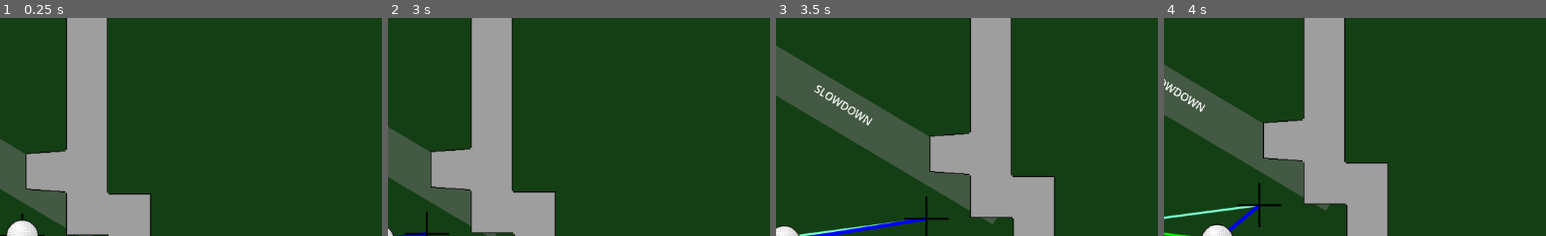
Above: before the commit, frames 1-4 (left to right).
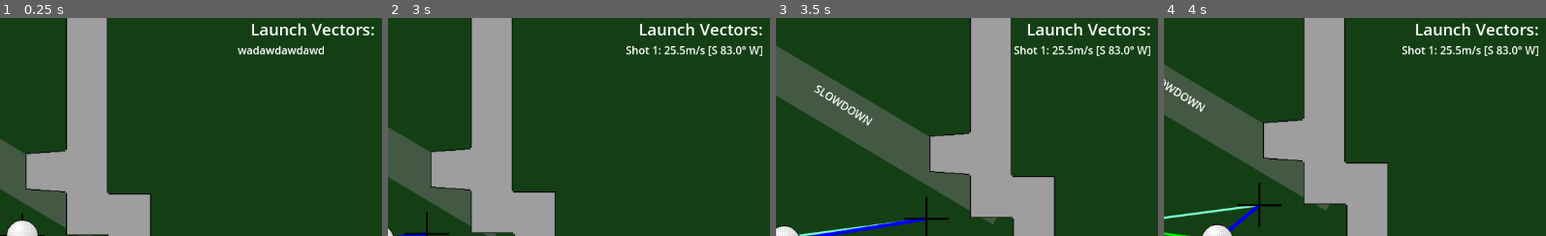
Above: after the commit, the same moments.

Repository: EightLimbed/physics-golf
Game: Godot game, scene res://Game.tscn
Same seed, same stepped clock (60 frames per second), same inputs: the game is played once before the commit and once after it.
Inputs (mouse positions are % of the whole screen's width and height, from its top left):
- Up to frame 1 (0.25 s): no input
- Up to frame 2 (3 s): click (51, 50) at 0.5 s; click (51, 50) at 1.25 s; click (51, 50) at 2 s; tap Enter at 2.75 s; move the mouse to (73, 45) at 2.77 s
- Up to frame 3 (3.5 s): no input
- Up to frame 4 (4 s): move the mouse to (30, 55) at 3.52 s
The pictures show only the part of the screen within x 48-98%, y 0-50%; the shares and areas given below are measured in that part.

The runs differ from the first frame. In frame 1, 1.3% of the frame differs, in the area x 62-98%, y 2-17%; in frame 2, 1.5%, in the area x 62-98%, y 2-18%; in frame 3, 1.5%; in frame 4, 1.5%.

Commit message:
Added Launch Display

Diff:
--- a/Ball.gd
+++ b/Ball.gd
@@ -3,20 +3,23 @@
 @onready var game = get_parent()
 var launch_ready : bool = false
 var shot : int = 0
+var launches : Array[String] = []
 
 func _ready() -> void:
 	reset(Vector2(0,0))
 
 func hit_goal(pos):
+	linear_velocity = Vector2.ZERO
 	sleeping = true
 	position = pos
 	sleeping = false
-	linear_velocity = Vector2.ZERO
 	game.vectors_totals.append(position)
 	game.update_shot_summary()
 
 func reset(pos):
 	linear_velocity = Vector2.ZERO
+	launches = []
+	shot = 0
 	game.vectors.append(position)
 	game.vectors_totals.append(position)
 
@@ -77,4 +80,6 @@
 			shot += 1
 			apply_central_impulse(-get_local_mouse_position()*2)
 			queue_redraw()
+			launches.append("Shot " + str(shot) + ": "+cartesian_to_kinematics(-get_local_mouse_position()))
+			game.get_node("HUD").display_launches(launches)
 		launch_ready = false
--- a/HUD.gd
+++ b/HUD.gd
@@ -9,6 +9,12 @@
 	for v in vectors:
 		display += v+"\n"
 	$Shots.text = display
+
+func display_launches(vectors : Array[String]):
+	var display = ""
+	for v in vectors:
+		display += v+"\n"
+	$Launches.text = display
 
 func display_bounces(vectors : Array[String]):
 	var display = ""
@@ -24,7 +30,10 @@
 	$Button.show()
 
 func _on_button_pressed() -> void:
-	if not current_level < levels.size()-1:
+	$Shots.text = ""
+	$Launches.text = ""
+	$Bounces.text = ""
+	if current_level > levels.size():
 		get_tree().change_scene_to_file("res://WinScreen.tscn")
 	$LevelComplete.hide()
 	$Button.hide()
--- a/HUD.tscn
+++ b/HUD.tscn
@@ -32,12 +32,31 @@
 label_settings = SubResource("LabelSettings_vow1y")
 horizontal_alignment = 1
 
+[node name="Label3" type="Label" parent="."]
+custom_minimum_size = Vector2(288, 16)
+offset_left = 864.0
+offset_right = 1152.0
+offset_bottom = 34.0
+text = "Launch Vectors:"
+label_settings = SubResource("LabelSettings_k5de2")
+horizontal_alignment = 1
+
 [node name="Shots" type="RichTextLabel" parent="."]
 custom_minimum_size = Vector2(256, 224)
 offset_left = 896.0
 offset_top = 424.0
 offset_right = 1152.0
 offset_bottom = 648.0
+focus_mode = 2
+text = "wadawdawdawd"
+selection_enabled = true
+
+[node name="Launches" type="RichTextLabel" parent="."]
+custom_minimum_size = Vector2(256, 224)
+offset_left = 896.0
+offset_top = 36.0
+offset_right = 1152.0
+offset_bottom = 260.0
 focus_mode = 2
 text = "wadawdawdawd"
 selection_enabled = true
Not shown, added: export_presets.cfg
